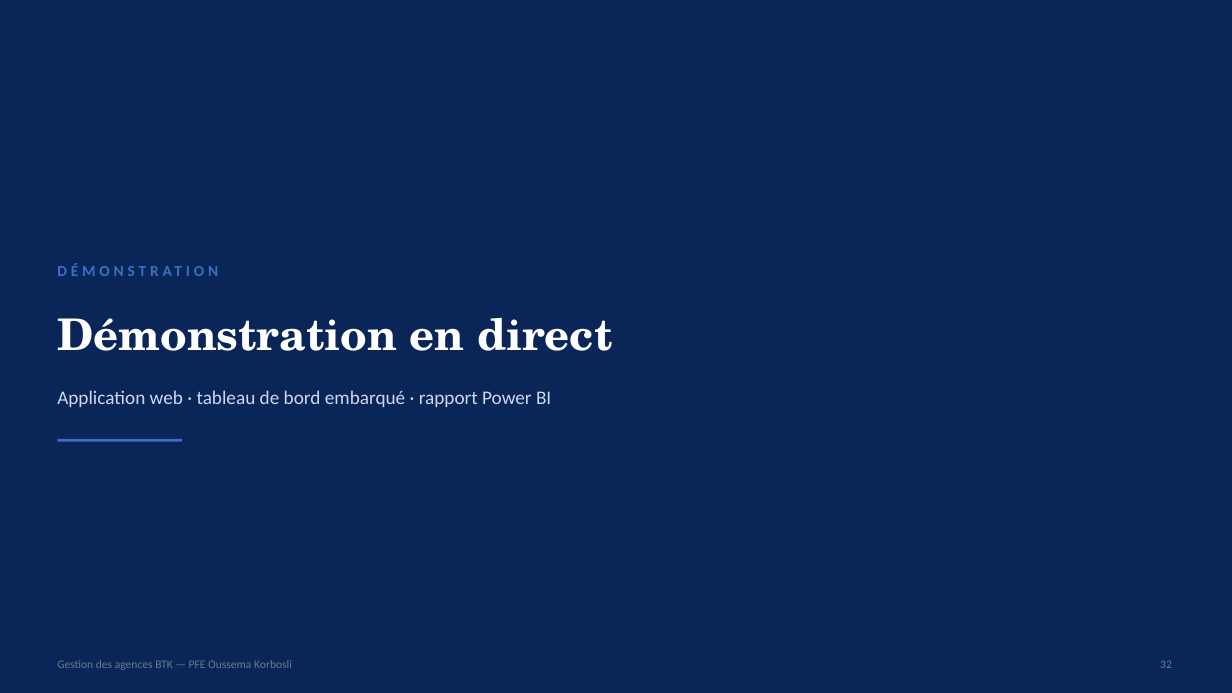
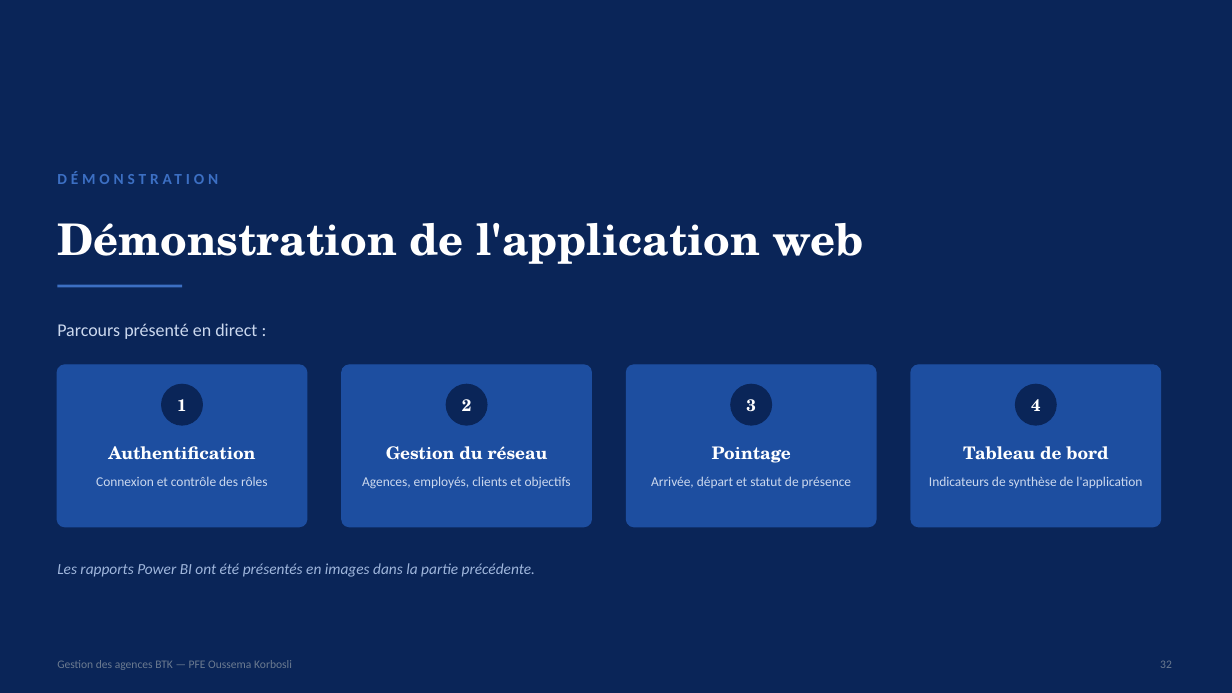
Before and after one commit to ZizouX0/oussema_korbosli, a slide deck: slide 32 of presentation/Soutenance_PFE_Oussema_Korbosli.pptx. Drawn at 1232x693 pixels with LibreOffice and Linux fonts; fonts in the diff are those of the drawing. Boxes give left, top, right and bottom in pixels: in the first picture for what was removed or moved away, otherwise in the second. Text is boxed around its words. In the diff, an @@ line names an element or a change of style, - is before the commit and + after.

```diff
--- a/presentation/Soutenance_PFE_Oussema_Korbosli.pptx
+++ b/presentation/Soutenance_PFE_Oussema_Korbosli.pptx
@@ text "DÉMONSTRATION": place and size @@
-text "DÉMONSTRATION" at box(57, 254, 889, 287)
+text "DÉMONSTRATION" at box(57, 162, 889, 195)
@@ text added at box(57, 223, 864, 264), 34 pt, text #FFFFFF, bold @@
+Démonstration de l'application web
@@ rectangle: place and size @@
-rectangle at box(57, 439, 182, 442)
+rectangle at box(57, 285, 182, 287)
@@ text at box(57, 323, 257, 339): text changed; size 34 to 14 pt; font TeX Gyre Schola to Calibri; text colour #FFFFFF to #CBD8EE; bold off @@
-Démonstration en direct
+Parcours présenté en direct :
@@ rounded rectangle added at box(57, 365, 307, 527), fill #1D4EA0, outline #1D4EA0 1 pt @@
@@ ellipse added at box(162, 384, 202, 425), fill #0A2558, outline #0A2558 1 pt @@
@@ rounded rectangle added at box(342, 365, 592, 527), fill #1D4EA0, outline #1D4EA0 1 pt @@
@@ ellipse added at box(446, 384, 487, 425), fill #0A2558, outline #0A2558 1 pt @@
@@ rounded rectangle added at box(627, 365, 876, 527), fill #1D4EA0, outline #1D4EA0 1 pt @@
@@ ellipse added at box(731, 384, 772, 425), fill #0A2558, outline #0A2558 1 pt @@
@@ rounded rectangle added at box(911, 365, 1161, 527), fill #1D4EA0, outline #1D4EA0 1 pt @@
@@ ellipse added at box(1016, 384, 1056, 425), fill #0A2558, outline #0A2558 1 pt @@
@@ text removed at box(57, 390, 551, 407) @@
-Application web · tableau de bord embarqué · rapport Power BI
@@ text added at box(177, 399, 187, 411), 13 pt, text #FFFFFF, bold @@
+1
@@ text added at box(462, 399, 472, 411), 13 pt, text #FFFFFF, bold @@
+2
@@ text added at box(746, 399, 756, 412), 13 pt, text #FFFFFF, bold @@
+3
@@ text added at box(1031, 399, 1041, 411), 13 pt, text #FFFFFF, bold @@
+4
@@ text added at box(108, 446, 255, 460), 13.5 pt, text #FFFFFF, bold @@
+Authentification
@@ text added at box(386, 446, 548, 460), 13.5 pt, text #FFFFFF, bold @@
+Gestion du réseau
@@ text added at box(712, 446, 791, 463), 13.5 pt, text #FFFFFF, bold @@
+Pointage
@@ text added at box(963, 446, 1108, 460), 13.5 pt, text #FFFFFF, bold @@
+Tableau de bord
@@ text added at box(96, 476, 267, 486), 10.5 pt, text #CBD8EE @@
+Connexion et contrôle des rôles
@@ text added at box(362, 476, 571, 489), 10.5 pt, text #CBD8EE @@
+Agences, employés, clients et objectifs
@@ text added at box(651, 476, 851, 488), 10.5 pt, text #CBD8EE @@
+Arrivée, départ et statut de présence
@@ text added at box(929, 476, 1142, 488), 10.5 pt, text #CBD8EE @@
+Indicateurs de synthèse de l'application
@@ text added at box(57, 563, 535, 577), 12 pt, text #9FB6DC, italic @@
+Les rapports Power BI ont été présentés en images dans la partie précédente.
```
